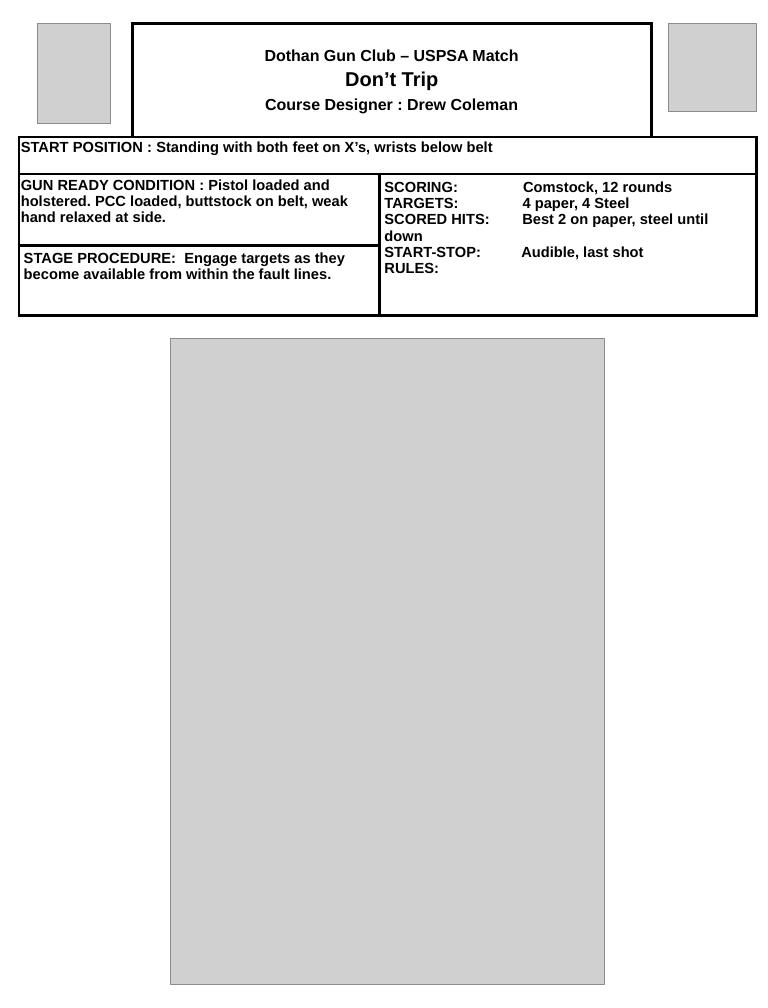
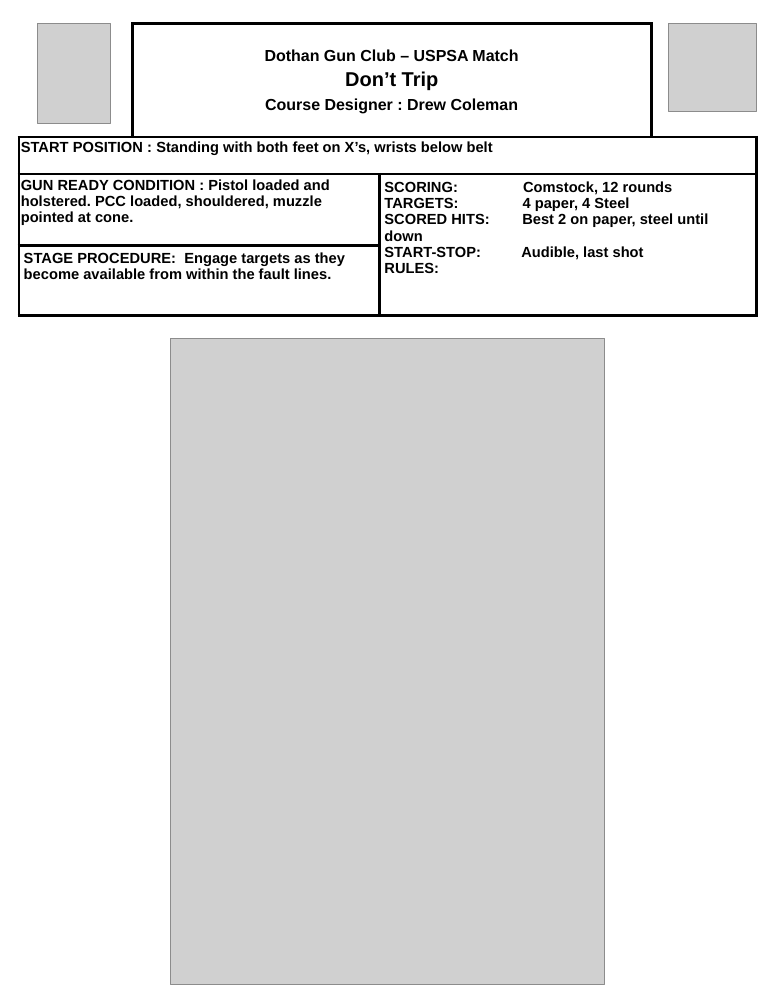
Before and after one commit to bagellord/USPSA-Stages, a slide deck: slide 1 of 11-15 rounds/Don't Trip - 12 rounds - Comstock/Don't Trip.pptx. Drawn at 768x1008 pixels with LibreOffice and Linux fonts; fonts in the diff are those of the drawing; grey boxes stand for pictures. Boxes give left, top, right and bottom in pixels: in the first picture for what was removed or moved away, otherwise in the second. Text is boxed around its words. In the diff, an @@ line names an element or a change of style, - is before the commit and + after.

```diff
--- a/11-15 rounds/Don't Trip - 12 rounds - Comstock/Don't Trip.pptx
+++ b/11-15 rounds/Don't Trip - 12 rounds - Comstock/Don't Trip.pptx
@@ table at bbox=[19, 23, 757, 325] @@
-row 3, column 1: GUN READY CONDITION : Pistol loaded and holstered. PCC loaded, buttstock on belt, weak hand relaxed at side.
+row 3, column 1: GUN READY CONDITION : Pistol loaded and holstered. PCC loaded, shouldered, muzzle pointed at cone.
```
Also in this commit, not shown: 1 slide added, 11 other files.
